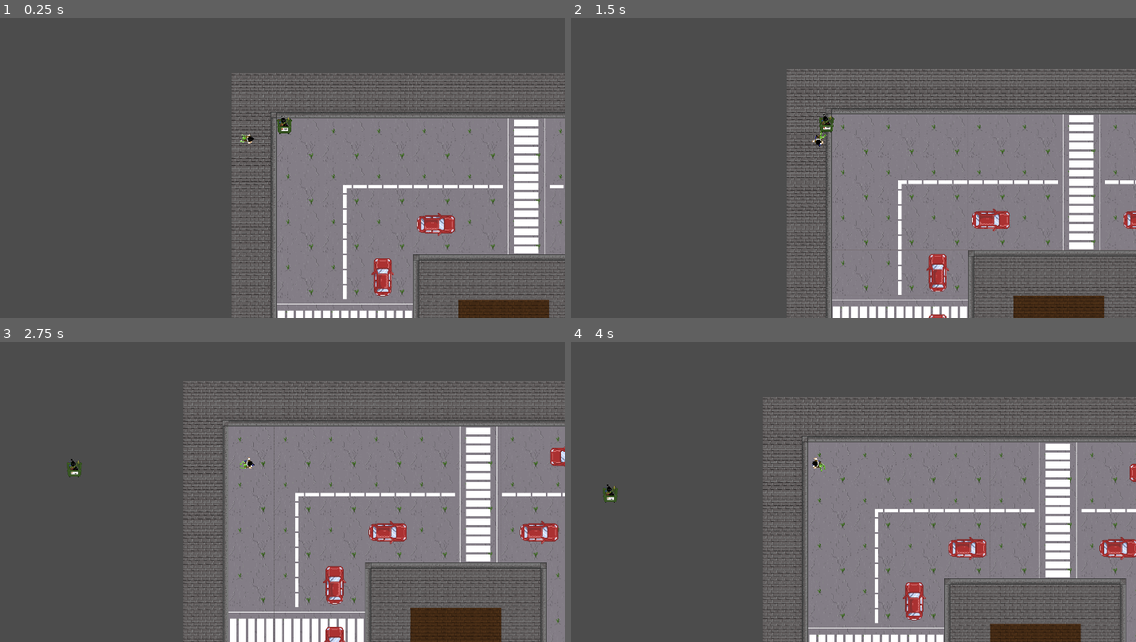
Above: before the commit, frames 1-4 (two rows, left to right).
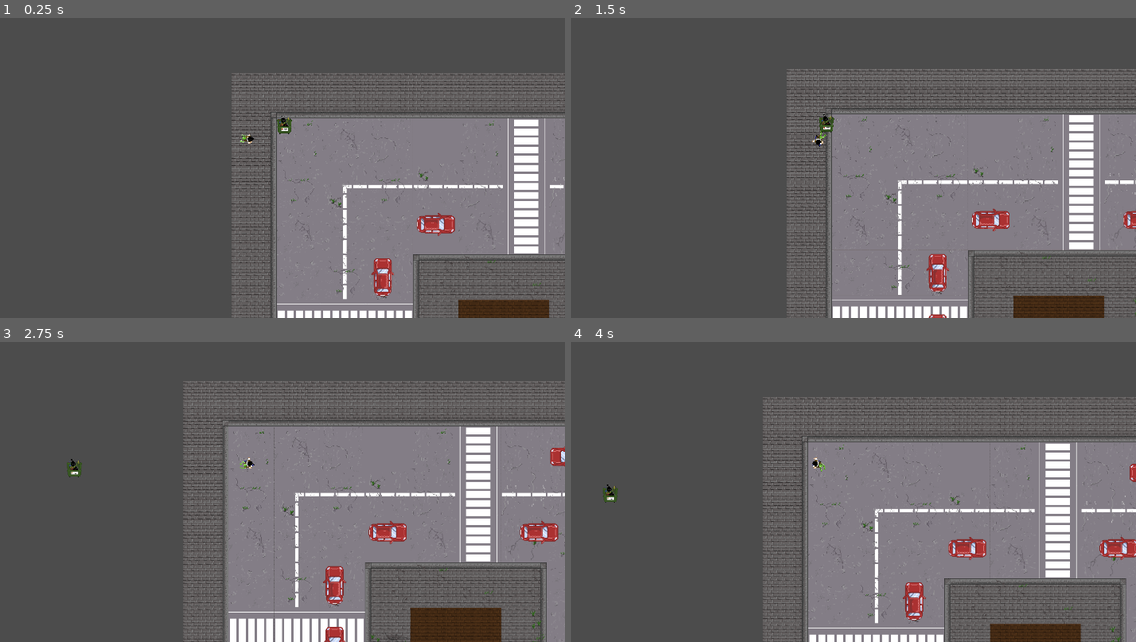
Above: after the commit, the same moments.

Repository: ricargoes/EndangeredPsychicSpecies
Game: Godot game, scene res://level/Level.tscn
Two runs of this game, one before a commit and one after it. Both use one fixed random seed, a clock stepped at 60 frames per second and the inputs below.
Inputs (mouse positions are in pixels of both pictures, inside the frame that each line leads up to):
- Up to frame 1 (0.25 s): no input
- Up to frame 2 (1.5 s): tap Enter at 0.5 s; move the mouse to (853, 126) at 0.52 s; press the mouse at (853, 126) at 0.53 s; hold D (carrier_move_right) 0.53-1.28 s; move the mouse to (689, 156) at 1.27 s; release the mouse at (689, 156) at 1.28 s; hold S (carrier_move_down) from 1.28 s (still down); right-click (689, 156) at 1.35 s
- Up to frame 3 (2.75 s): move the mouse to (310, 384) at 2.02 s; release S (carrier_move_down) at 2.03 s; hold D (carrier_move_right) from 2.03 s (still down); tap Space (carrier_dash) at 2.1 s
- Up to frame 4 (4 s): move the mouse to (785, 534) at 2.77 s; release D (carrier_move_right) at 2.78 s; hold W (carrier_move_up) 2.78-3.53 s; tap E (carrier_grab) at 2.85 s; click (785, 534) at 2.92 s; move the mouse to (1006, 516) at 3.52 s; press the mouse at (1006, 516) at 3.53 s; hold A (carrier_move_left) from 3.53 s (still down)

The runs differ from the first frame. In frame 1, 0.8% of the frame differs, in the area x 49-100%, y 34-99%; in frame 2, 0.8%; in frame 3, 1.0%, in the area x 40-100%, y 28-100%; in frame 4, 0.9%.

Commit message:
More scenery detail

Diff:
--- a/level/Level.tscn
+++ b/level/Level.tscn
@@ -7,6 +7,9 @@
 [ext_resource path="res://scenary/CarRed.tscn" type="PackedScene" id=5]
 [ext_resource path="res://music/Tema1.ogg" type="AudioStream" id=6]
 [ext_resource path="res://scenary/rough_tileset.tres" type="TileSet" id=7]
+[ext_resource path="res://scenary/cracks_path_vertical_tileset.tres" type="TileSet" id=8]
+[ext_resource path="res://scenary/cracks_path_horizontal_tileset.tres" type="TileSet" id=9]
+[ext_resource path="res://scenary/cracks_asfalt_tileset.tres" type="TileSet" id=10]
 
 [node name="Level" type="Node2D"]
 
@@ -23,6 +26,24 @@
 cell_size = Vector2( 40, 40 )
 format = 1
 tile_data = PoolIntArray( 327685, 1610612748, 0, 327686, 1610612742, 0, 327692, 1610612742, 0, 327698, 1610612742, 0, 3 …(3394 unchanged characters)…
+
+[node name="CracksAsfalt" type="TileMap" parent="."]
+tile_set = ExtResource( 10 )
+cell_size = Vector2( 240, 240 )
+format = 1
+tile_data = PoolIntArray( 65537, 0, 0, 65538, 6, 0, 65539, 2, 0, 65541, 0, 0, 65543, 2, 0, 65544, 10, 0, 65545, 11, 0, 65546, 9, 0, 131073, 5, 0, 131074, 8, 0, 131075, 5, 0, 131076, 4, 0, 131077, 2, 0, 131079, 9, 0, 131080, 2, 0, 131081, 5, 0, 131082, 2, 0, 196609, 6, 0, 196610, 1, 0, 196611, 1, 0, 196613, 6, 0, 196615, 10, 0, 196616, 5, 0, 196617, 4, 0, 196618, 8, 0, 262145, 1, 0, 262146, 5, 0, 262147, 8, 0, 262152, 12, 0, 262153, 6, 0, 262154, 0, 0, 327688, 0, 0, 327689, 0, 0, 327690, 1, 0, 393217, 5, 0, 393218, 0, 0, 393219, 7, 0, 458753, 1, 0, 458754, 11, 0, 458755, 12, 0, 458760, 0, 0, 458761, 1, 0, 524289, 12, 0, 524290, 13, 0, 524291, 0, 0, 524292, 10, 0, 524294, 2, 0, 524295, 1, 0, 524296, 7, 0, 524297, 9, 0, 524298, 10, 0, 589825, 7, 0, 589826, 1, 0, 589827, 7, 0, 589828, 8, 0, 589830, 7, 0, 589831, 4, 0, 589832, 9, 0, 589833, 1, 0, 589834, 12, 0, 655361, 10, 0, 655362, 5, 0, 655363, 4, 0, 655364, 5, 0, 655366, 6, 0, 655367, 10, 0, 655368, 6, 0, 655369, 13, 0, 655370, 2, 0 )
+
+[node name="CracksPathH" type="TileMap" parent="."]
+tile_set = ExtResource( 9 )
+cell_size = Vector2( 240, 120 )
+format = 1
+tile_data = PoolIntArray( 524293, 0, 0, 589830, 0, 0, 720900, 3, 0, 786439, 1, 0, 917509, 0, 0, 917510, 0, 0, 983044, 0, 0, 983046, 3, 0, 983047, 1, 0 )
+
+[node name="CracksPathV" type="TileMap" parent="."]
+tile_set = ExtResource( 8 )
+cell_size = Vector2( 120, 240 )
+format = 1
+tile_data = PoolIntArray( 262153, 5, 0, 262159, 5, 0, 327695, 0, 0, 393224, 4, 0, 393230, 1, 0, 458761, 4, 0 )
 
 [node name="Stuff" type="Node2D" parent="."]
 
--- /dev/null
+++ b/scenary/cracks_asfalt_tileset.tres
@@ -0,0 +1,201 @@
+[gd_resource type="TileSet" load_steps=2 format=2]
+
+[ext_resource path="res://scenary/sprites/cracks_asfalt_texture.png" type="Texture" id=1]
+
+[resource]
+0/name = "cracks_asfalt_texture.png 0"
+0/texture = ExtResource( 1 )
+0/tex_offset = Vector2( 0, 0 )
+0/modulate = Color( 1, 1, 1, 1 )
+0/region = Rect2( 0, 0, 240, 240 )
+0/tile_mode = 0
+0/occluder_offset = Vector2( 0, 0 )
+0/navigation_offset = Vector2( 0, 0 )
+0/shape_offset = Vector2( 0, 0 )
+0/shape_transform = Transform2D( 1, 0, 0, 1, 0, 0 )
+0/shape_one_way = false
+0/shape_one_way_margin = 0.0
+0/shapes = [  ]
+0/z_index = 0
+1/name = "cracks_asfalt_texture.png 1"
+1/texture = ExtResource( 1 )
+1/tex_offset = Vector2( 0, 0 )
+1/modulate = Color( 1, 1, 1, 1 )
+1/region = Rect2( 240, 0, 240, 240 )
+1/tile_mode = 0
+1/occluder_offset = Vector2( 0, 0 )
+1/navigation_offset = Vector2( 0, 0 )
+1/shape_offset = Vector2( 0, 0 )
+1/shape_transform = Transform2D( 1, 0, 0, 1, 0, 0 )
+1/shape_one_way = false
+1/shape_one_way_margin = 0.0
+1/shapes = [  ]
+1/z_index = 0
+2/name = "cracks_asfalt_texture.png 2"
+2/texture = ExtResource( 1 )
+2/tex_offset = Vector2( 0, 0 )
+2/modulate = Color( 1, 1, 1, 1 )
+2/region = Rect2( 480, 0, 240, 240 )
+2/tile_mode = 0
+2/occluder_offset = Vector2( 0, 0 )
+2/navigation_offset = Vector2( 0, 0 )
+2/shape_offset = Vector2( 0, 0 )
+2/shape_transform = Transform2D( 1, 0, 0, 1, 0, 0 )
+2/shape_one_way = false
+2/shape_one_way_margin = 0.0
+2/shapes = [  ]
+2/z_index = 0
+3/name = "cracks_asfalt_texture.png 3"
+3/texture = ExtResource( 1 )
+3/tex_offset = Vector2( 0, 0 )
+3/modulate = Color( 1, 1, 1, 1 )
+3/region = Rect2( 720, 0, 240, 240 )
+3/tile_mode = 0
+3/occluder_offset = Vector2( 0, 0 )
+3/navigation_offset = Vector2( 0, 0 )
+3/shape_offset = Vector2( 0, 0 )
+3/shape_transform = Transform2D( 1, 0, 0, 1, 0, 0 )
+3/shape_one_way = false
+3/shape_one_way_margin = 0.0
+3/shapes = [  ]
+3/z_index = 0
+4/name = "cracks_asfalt_texture.png 4"
+4/texture = ExtResource( 1 )
+4/tex_offset = Vector2( 0, 0 )
+4/modulate = Color( 1, 1, 1, 1 )
+4/region = Rect2( 0, 240, 240, 240 )
+4/tile_mode = 0
+4/occluder_offset = Vector2( 0, 0 )
+4/navigation_offset = Vector2( 0, 0 )
+4/shape_offset = Vector2( 0, 0 )
+4/shape_transform = Transform2D( 1, 0, 0, 1, 0, 0 )
+4/shape_one_way = false
+4/shape_one_way_margin = 0.0
+4/shapes = [  ]
+4/z_index = 0
+5/name = "cracks_asfalt_texture.png 5"
+5/texture = ExtResource( 1 )
+5/tex_offset = Vector2( 0, 0 )
+5/modulate = Color( 1, 1, 1, 1 )
+5/region = Rect2( 240, 240, 240, 240 )
+5/tile_mode = 0
+5/occluder_offset = Vector2( 0, 0 )
+5/navigation_offset = Vector2( 0, 0 )
+5/shape_offset = Vector2( 0, 0 )
+5/shape_transform = Transform2D( 1, 0, 0, 1, 0, 0 )
+5/shape_one_way = false
+5/shape_one_way_margin = 0.0
+5/shapes = [  ]
+5/z_index = 0
+6/name = "cracks_asfalt_texture.png 6"
+6/texture = ExtResource( 1 )
+6/tex_offset = Vector2( 0, 0 )
+6/modulate = Color( 1, 1, 1, 1 )
+6/region = Rect2( 480, 240, 240, 240 )
+6/tile_mode = 0
+6/occluder_offset = Vector2( 0, 0 )
+6/navigation_offset = Vector2( 0, 0 )
+6/shape_offset = Vector2( 0, 0 )
+6/shape_transform = Transform2D( 1, 0, 0, 1, 0, 0 )
+6/shape_one_way = false
+6/shape_one_way_margin = 0.0
+6/shapes = [  ]
+6/z_index = 0
+7/name = "cracks_asfalt_texture.png 7"
+7/texture = ExtResource( 1 )
+7/tex_offset = Vector2( 0, 0 )
+7/modulate = Color( 1, 1, 1, 1 )
+7/region = Rect2( 720, 240, 240, 240 )
+7/tile_mode = 0
+7/occluder_offset = Vector2( 0, 0 )
+7/navigation_offset = Vector2( 0, 0 )
+7/shape_offset = Vector2( 0, 0 )
+7/shape_transform = Transform2D( 1, 0, 0, 1, 0, 0 )
+7/shape_one_way = false
+7/shape_one_way_margin = 0.0
+7/shapes = [  ]
+7/z_index = 0
+8/name = "cracks_asfalt_texture.png 8"
+8/texture = ExtResource( 1 )
+8/tex_offset = Vector2( 0, 0 )
+8/modulate = Color( 1, 1, 1, 1 )
+8/region = Rect2( 0, 480, 240, 240 )
+8/tile_mode = 0
+8/occluder_offset = Vector2( 0, 0 )
+8/navigation_offset = Vector2( 0, 0 )
+8/shape_offset = Vector2( 0, 0 )
+8/shape_transform = Transform2D( 1, 0, 0, 1, 0, 0 )
+8/shape_one_way = false
+8/shape_one_way_margin = 0.0
+8/shapes = [  ]
+8/z_index = 0
+9/name = "cracks_asfalt_texture.png 9"
+9/texture = ExtResource( 1 )
+9/tex_offset = Vector2( 0, 0 )
+9/modulate = Color( 1, 1, 1, 1 )
+9/region = Rect2( 240, 480, 240, 240 )
+9/tile_mode = 0
+9/occluder_offset = Vector2( 0, 0 )
+9/navigation_offset = Vector2( 0, 0 )
+9/shape_offset = Vector2( 0, 0 )
+9/shape_transform = Transform2D( 1, 0, 0, 1, 0, 0 )
+9/shape_one_way = false
+9/shape_one_way_margin = 0.0
+9/shapes = [  ]
+9/z_index = 0
+10/name = "cracks_asfalt_texture.png 10"
+10/texture = ExtResource( 1 )
+10/tex_offset = Vector2( 0, 0 )
+10/modulate = Color( 1, 1, 1, 1 )
+10/region = Rect2( 480, 480, 240, 240 )
+10/tile_mode = 0
+10/occluder_offset = Vector2( 0, 0 )
+10/navigation_offset = Vector2( 0, 0 )
+10/shape_offset = Vector2( 0, 0 )
+10/shape_transform = Transform2D( 1, 0, 0, 1, 0, 0 )
+10/shape_one_way = false
+10/shape_one_way_margin = 0.0
+10/shapes = [  ]
+10/z_index = 0
+11/name = "cracks_asfalt_texture.png 11"
+11/texture = ExtResource( 1 )
+11/tex_offset = Vector2( 0, 0 )
+11/modulate = Color( 1, 1, 1, 1 )
+11/region = Rect2( 0, 720, 240, 240 )
+11/tile_mode = 0
+11/occluder_offset = Vector2( 0, 0 )
+11/navigation_offset = Vector2( 0, 0 )
+11/shape_offset = Vector2( 0, 0 )
+11/shape_transform = Transform2D( 1, 0, 0, 1, 0, 0 )
+11/shape_one_way = false
+11/shape_one_way_margin = 0.0
+11/shapes = [  ]
+11/z_index = 0
+12/name = "cracks_asfalt_texture.png 12"
+12/texture = ExtResource( 1 )
+12/tex_offset = Vector2( 0, 0 )
+12/modulate = Color( 1, 1, 1, 1 )
+12/region = Rect2( 240, 720, 240, 240 )
+12/tile_mode = 0
+12/occluder_offset = Vector2( 0, 0 )
+12/navigation_offset = Vector2( 0, 0 )
+12/shape_offset = Vector2( 0, 0 )
+12/shape_transform = Transform2D( 1, 0, 0, 1, 0, 0 )
+12/shape_one_way = false
+12/shape_one_way_margin = 0.0
+12/shapes = [  ]
+12/z_index = 0
+13/name = "cracks_asfalt_texture.png 13"
+13/texture = ExtResource( 1 )
+13/tex_offset = Vector2( 0, 0 )
+13/modulate = Color( 1, 1, 1, 1 )
+13/region = Rect2( 480, 720, 240, 240 )
+13/tile_mode = 0
+13/occluder_offset = Vector2( 0, 0 )
+13/navigation_offset = Vector2( 0, 0 )
+13/shape_offset = Vector2( 0, 0 )
+13/shape_transform = Transform2D( 1, 0, 0, 1, 0, 0 )
+13/shape_one_way = false
+13/shape_one_way_margin = 0.0
+13/shapes = [  ]
+13/z_index = 0
--- /dev/null
+++ b/scenary/cracks_path_horizontal_tileset.tres
@@ -0,0 +1,75 @@
+[gd_resource type="TileSet" load_steps=2 format=2]
+
+[ext_resource path="res://scenary/sprites/cracks_path_horizontal_texture.png" type="Texture" id=1]
+
+[resource]
+0/name = "cracks_path_horizontal_texture.png 0"
+0/texture = ExtResource( 1 )
+0/tex_offset = Vector2( 0, 0 )
+0/modulate = Color( 1, 1, 1, 1 )
+0/region = Rect2( 0, 0, 240, 120 )
+0/tile_mode = 0
+0/occluder_offset = Vector2( 0, 0 )
+0/navigation_offset = Vector2( 0, 0 )
+0/shape_offset = Vector2( 0, 0 )
+0/shape_transform = Transform2D( 1, 0, 0, 1, 0, 0 )
+0/shape_one_way = false
+0/shape_one_way_margin = 0.0
+0/shapes = [  ]
+0/z_index = 0
+1/name = "cracks_path_horizontal_texture.png 1"
+1/texture = ExtResource( 1 )
+1/tex_offset = Vector2( 0, 0 )
+1/modulate = Color( 1, 1, 1, 1 )
+1/region = Rect2( 240, 0, 240, 120 )
+1/tile_mode = 0
+1/occluder_offset = Vector2( 0, 0 )
+1/navigation_offset = Vector2( 0, 0 )
+1/shape_offset = Vector2( 0, 0 )
+1/shape_transform = Transform2D( 1, 0, 0, 1, 0, 0 )
+1/shape_one_way = false
+1/shape_one_way_margin = 0.0
+1/shapes = [  ]
+1/z_index = 0
+2/name = "cracks_path_horizontal_texture.png 2"
+2/texture = ExtResource( 1 )
+2/tex_offset = Vector2( 0, 0 )
+2/modulate = Color( 1, 1, 1, 1 )
+2/region = Rect2( 0, 120, 240, 120 )
+2/tile_mode = 0
+2/occluder_offset = Vector2( 0, 0 )
+2/navigation_offset = Vector2( 0, 0 )
+2/shape_offset = Vector2( 0, 0 )
+2/shape_transform = Transform2D( 1, 0, 0, 1, 0, 0 )
+2/shape_one_way = false
+2/shape_one_way_margin = 0.0
+2/shapes = [  ]
+2/z_index = 0
+3/name = "cracks_path_horizontal_texture.png 3"
+3/texture = ExtResource( 1 )
+3/tex_offset = Vector2( 0, 0 )
+3/modulate = Color( 1, 1, 1, 1 )
+3/region = Rect2( 240, 120, 240, 120 )
+3/tile_mode = 0
+3/occluder_offset = Vector2( 0, 0 )
+3/navigation_offset = Vector2( 0, 0 )
+3/shape_offset = Vector2( 0, 0 )
+3/shape_transform = Transform2D( 1, 0, 0, 1, 0, 0 )
+3/shape_one_way = false
+3/shape_one_way_margin = 0.0
+3/shapes = [  ]
+3/z_index = 0
+4/name = "cracks_path_horizontal_texture.png 4"
+4/texture = ExtResource( 1 )
+4/tex_offset = Vector2( 0, 0 )
+4/modulate = Color( 1, 1, 1, 1 )
+4/region = Rect2( 0, 240, 240, 120 )
+4/tile_mode = 0
+4/occluder_offset = Vector2( 0, 0 )
+4/navigation_offset = Vector2( 0, 0 )
+4/shape_offset = Vector2( 0, 0 )
+4/shape_transform = Transform2D( 1, 0, 0, 1, 0, 0 )
+4/shape_one_way = false
+4/shape_one_way_margin = 0.0
+4/shapes = [  ]
+4/z_index = 0
--- /dev/null
+++ b/scenary/cracks_path_vertical_tileset.tres
@@ -0,0 +1,89 @@
+[gd_resource type="TileSet" load_steps=2 format=2]
+
+[ext_resource path="res://scenary/sprites/cracks_path_vertical_texture.png" type="Texture" id=1]
+
+[resource]
+0/name = "cracks_path_vertical_texture.png 0"
+0/texture = ExtResource( 1 )
+0/tex_offset = Vector2( 0, 0 )
+0/modulate = Color( 1, 1, 1, 1 )
+0/region = Rect2( 0, 0, 120, 240 )
+0/tile_mode = 0
+0/occluder_offset = Vector2( 0, 0 )
+0/navigation_offset = Vector2( 0, 0 )
+0/shape_offset = Vector2( 0, 0 )
+0/shape_transform = Transform2D( 1, 0, 0, 1, 0, 0 )
+0/shape_one_way = false
+0/shape_one_way_margin = 0.0
+0/shapes = [  ]
+0/z_index = 0
+1/name = "cracks_path_vertical_texture.png 1"
+1/texture = ExtResource( 1 )
+1/tex_offset = Vector2( 0, 0 )
+1/modulate = Color( 1, 1, 1, 1 )
+1/region = Rect2( 120, 0, 120, 240 )
+1/tile_mode = 0
+1/occluder_offset = Vector2( 0, 0 )
+1/navigation_offset = Vector2( 0, 0 )
+1/shape_offset = Vector2( 0, 0 )
+1/shape_transform = Transform2D( 1, 0, 0, 1, 0, 0 )
+1/shape_one_way = false
+1/shape_one_way_margin = 0.0
+1/shapes = [  ]
+1/z_index = 0
+2/name = "cracks_path_vertical_texture.png 2"
+2/texture = ExtResource( 1 )
+2/tex_offset = Vector2( 0, 0 )
+2/modulate = Color( 1, 1, 1, 1 )
+2/region = Rect2( 240, 0, 120, 240 )
+2/tile_mode = 0
+2/occluder_offset = Vector2( 0, 0 )
+2/navigation_offset = Vector2( 0, 0 )
+2/shape_offset = Vector2( 0, 0 )
+2/shape_transform = Transform2D( 1, 0, 0, 1, 0, 0 )
+2/shape_one_way = false
+2/shape_one_way_margin = 0.0
+2/shapes = [  ]
+2/z_index = 0
+3/name = "cracks_path_vertical_texture.png 3"
+3/texture = ExtResource( 1 )
+3/tex_offset = Vector2( 0, 0 )
+3/modulate = Color( 1, 1, 1, 1 )
+3/region = Rect2( 0, 240, 120, 240 )
+3/tile_mode = 0
+3/occluder_offset = Vector2( 0, 0 )
+3/navigation_offset = Vector2( 0, 0 )
+3/shape_offset = Vector2( 0, 0 )
+3/shape_transform = Transform2D( 1, 0, 0, 1, 0, 0 )
+3/shape_one_way = false
+3/shape_one_way_margin = 0.0
+3/shapes = [  ]
+3/z_index = 0
+4/name = "cracks_path_vertical_texture.png 4"
+4/texture = ExtResource( 1 )
+4/tex_offset = Vector2( 0, 0 )
+4/modulate = Color( 1, 1, 1, 1 )
+4/region = Rect2( 120, 240, 120, 240 )
+4/tile_mode = 0
+4/occluder_offset = Vector2( 0, 0 )
+4/navigation_offset = Vector2( 0, 0 )
+4/shape_offset = Vector2( 0, 0 )
+4/shape_transform = Transform2D( 1, 0, 0, 1, 0, 0 )
+4/shape_one_way = false
+4/shape_one_way_margin = 0.0
+4/shapes = [  ]
+4/z_index = 0
+5/name = "cracks_path_vertical_texture.png 5"
+5/texture = ExtResource( 1 )
+5/tex_offset = Vector2( 0, 0 )
+5/modulate = Color( 1, 1, 1, 1 )
+5/region = Rect2( 240, 240, 120, 240 )
+5/tile_mode = 0
+5/occluder_offset = Vector2( 0, 0 )
+5/navigation_offset = Vector2( 0, 0 )
+5/shape_offset = Vector2( 0, 0 )
+5/shape_transform = Transform2D( 1, 0, 0, 1, 0, 0 )
+5/shape_one_way = false
+5/shape_one_way_margin = 0.0
+5/shapes = [  ]
+5/z_index = 0
Not shown: 1 places in level/Level.tscn that only renumber resources
Binary file added: scenary/sprites/cracks_asfalt_texture.png
Not shown, added: scenary/sprites/cracks_asfalt_texture.png.import
Binary file added: scenary/sprites/cracks_path_horizontal_texture.png
Not shown, added: scenary/sprites/cracks_path_horizontal_texture.png.import
Binary file added: scenary/sprites/cracks_path_vertical_texture.png
Not shown, added: scenary/sprites/cracks_path_vertical_texture.png.import
Binary file changed: scenary/sprites/rough_texture.png
